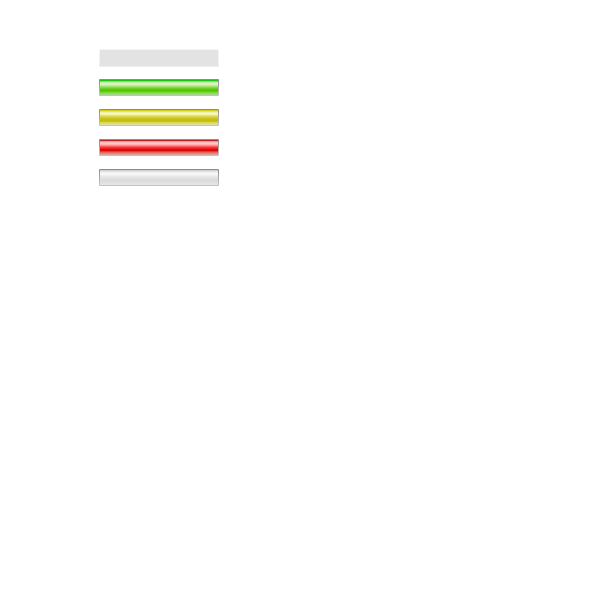
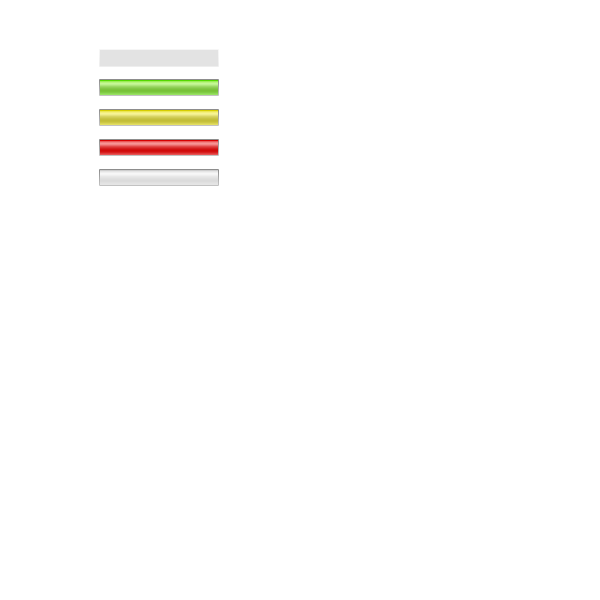
Layers edited between the first and the second 600px x 600px image:
pixels changed over [100, 80, 218, 155] (layer not identified)
